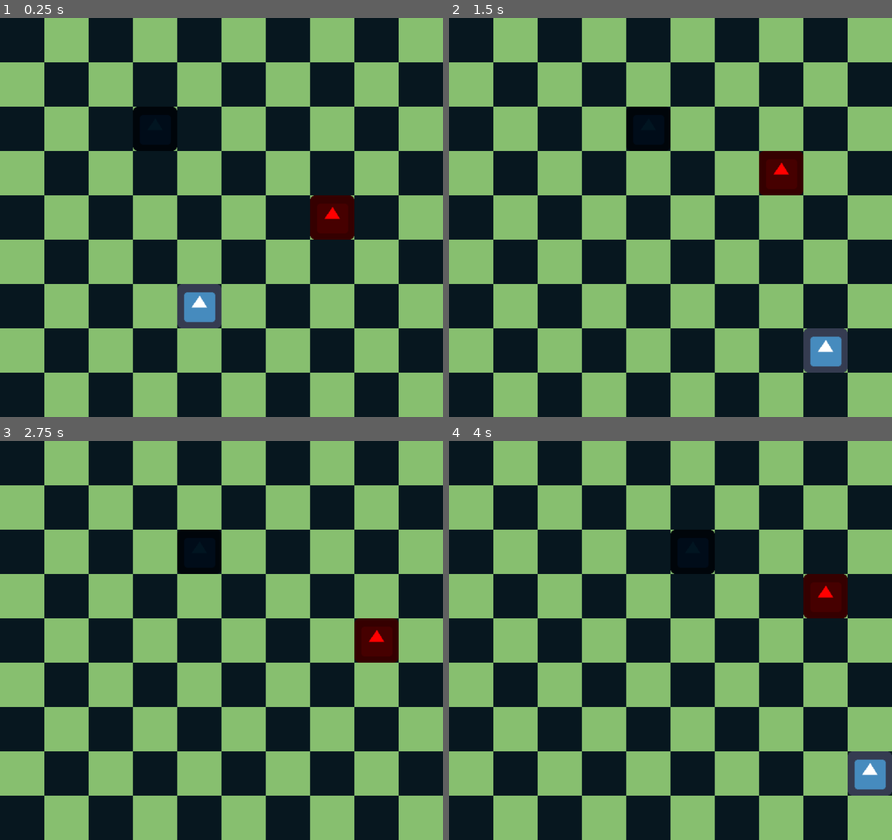
Above: before the commit, frames 1-4 (two rows, left to right).
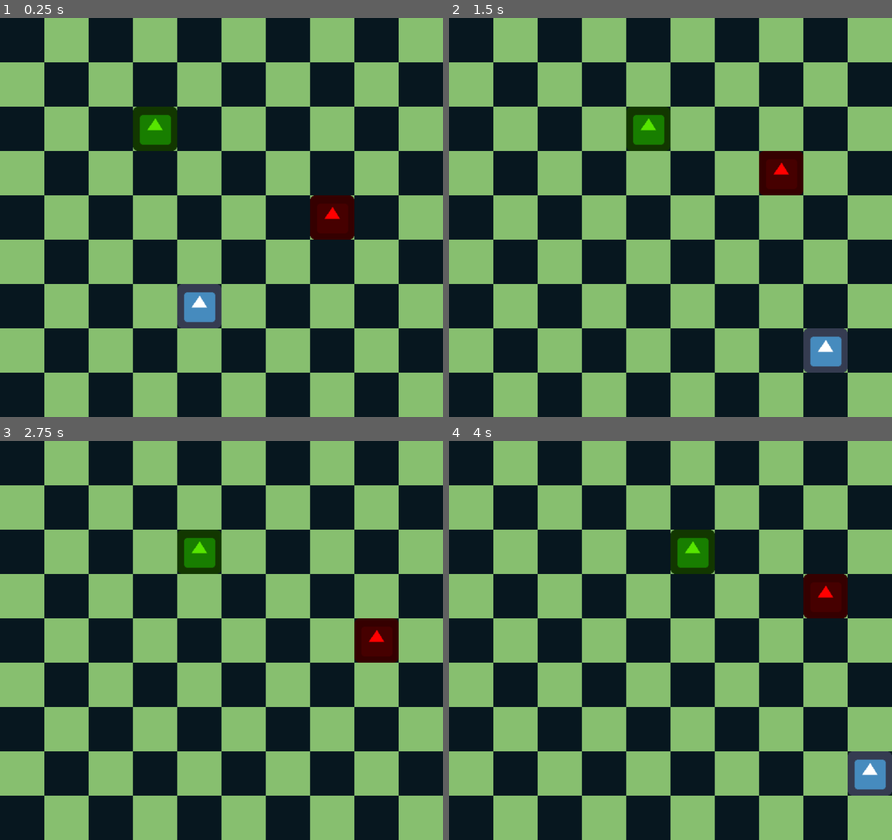
Above: after the commit, the same moments.

Repository: Eadric-the-Unwise/tilegrid
Game: Godot game, scene res://Main.tscn
Two runs of this game, one before a commit and one after it. Both use one fixed random seed, a clock stepped at 60 frames per second and the inputs below. The engine's default icon, where the game draws it, is replaced by a stand-in: a white triangle on a blue panel in a dark square.
Inputs:
- Up to frame 1 (0.25 s): no input
- Up to frame 2 (1.5 s): tap Enter at 0.5 s; hold D (move_right) 0.53-1.28 s; hold Space (select) 0.53-1.28 s; hold S (move_down) from 1.28 s (still down); tap Space (select) at 1.35 s
- Up to frame 3 (2.75 s): release S (move_down) at 2.03 s; hold D (move_right) from 2.03 s (still down); hold Space (select) from 2.03 s (still down)
- Up to frame 4 (4 s): release D (move_right) at 2.78 s; release Space (select) at 2.78 s; hold W (move_up) 2.78-3.53 s; tap Space (select) at 2.85 s; hold A (move_left) from 3.53 s (still down); hold Space (select) from 3.53 s (still down)

The runs differ from the first frame. In frame 1, 1.1% of the frame differs, in the area x 30-41%, y 22-34%; in frame 2, 1.1%; in frame 3, 1.1%; in frame 4, 1.1%.

Commit message:
enable enemy area2d

Diff:
--- a/Enemy.gd
+++ b/Enemy.gd
@@ -1,14 +1,15 @@
 extends KinematicBody2D
 
+onready var area := $Area2D
 var health := 10
-
+# movement pattern array
 export var move_pattern := [Vector2.ZERO, Vector2.ZERO, Vector2.ZERO, Vector2.ZERO]
 var index : int = 0
 # "8x8 cell
 var cell_size := 48
 # "16x16" unit
 var unit_size := 96
-
+# enemy tracking in enemy_list (main.gd)
 var tracking_index := 0
 
 # in the Inspector
@@ -20,11 +21,15 @@
 	#position = spawn_point
 	Autoload.connect("PlayerMovedSignal", self, "_on_player_moved")
 	Autoload.connect("PlayerAttackSignal", self, "_on_player_attacked")
+	area.connect("body_entered", self, "_on_Area2D_body_entered")
+
+func _on_Area2D_body_entered(_body: Node2D):
+	print("BODY ENTERED")
 
 func _on_player_moved():
 	position += move_pattern[index % 4] * unit_size
 	index += 1
-	print("Enemy Index: " + str(index% 4))
+	#print("Enemy Index: " + str(index% 4))
 
 
 func _on_player_attacked(damage: int):
--- a/Enemy.tscn
+++ b/Enemy.tscn
@@ -4,16 +4,16 @@
 [ext_resource path="res://Enemy.gd" type="Script" id=2]
 
 [sub_resource type="RectangleShape2D" id=1]
-extents = Vector2( 40, 32 )
+extents = Vector2( 32, 32 )
 
 [sub_resource type="RectangleShape2D" id=2]
-extents = Vector2( 32, 40 )
+extents = Vector2( 32, 32 )
 
 [sub_resource type="RectangleShape2D" id=3]
-extents = Vector2( 40, 32 )
+extents = Vector2( 32, 32 )
 
 [sub_resource type="RectangleShape2D" id=4]
-extents = Vector2( 32, 40 )
+extents = Vector2( 32, 32 )
 
 [sub_resource type="RectangleShape2D" id=5]
 extents = Vector2( 32, 32 )
@@ -27,32 +27,26 @@
 scale = Vector2( 1.5, 1.5 )
 texture = ExtResource( 1 )
 
-[node name="CollisionShape2D" type="CollisionShape2D" parent="."]
-visible = false
-position = Vector2( -40, 48 )
+[node name="Area2D" type="Area2D" parent="."]
+collision_mask = 2
+
+[node name="CollisionShape2D" type="CollisionShape2D" parent="Area2D"]
+position = Vector2( -48, 48 )
 shape = SubResource( 1 )
-disabled = true
 
-[node name="CollisionShape2D2" type="CollisionShape2D" parent="."]
-visible = false
-position = Vector2( 48, -40 )
+[node name="CollisionShape2D2" type="CollisionShape2D" parent="Area2D"]
+position = Vector2( 48, -48 )
 shape = SubResource( 2 )
-disabled = true
 
-[node name="CollisionShape2D3" type="CollisionShape2D" parent="."]
-visible = false
-position = Vector2( 136, 48 )
+[node name="CollisionShape2D3" type="CollisionShape2D" parent="Area2D"]
+position = Vector2( 144, 48 )
 shape = SubResource( 3 )
-disabled = true
 
-[node name="CollisionShape2D4" type="CollisionShape2D" parent="."]
-visible = false
-position = Vector2( 48, 136 )
+[node name="CollisionShape2D4" type="CollisionShape2D" parent="Area2D"]
+position = Vector2( 48, 144 )
 shape = SubResource( 4 )
-disabled = true
 
-[node name="CollisionShape2D5" type="CollisionShape2D" parent="."]
-visible = false
+[node name="CollisionShape" type="CollisionShape2D" parent="."]
 position = Vector2( 48, 48 )
 scale = Vector2( 1.5, 1.5 )
 shape = SubResource( 5 )
--- a/EnemyBat.gd
+++ b/EnemyBat.gd
@@ -5,4 +5,4 @@
 func _on_Player_Moved():
 	position += move_pattern[index % 4] * unit_size
 	index += 1
-	print("Bat Index: " + str(index % 4))
+	#print("Bat Index: " + str(index % 4))
--- a/EnemyBat.tscn
+++ b/EnemyBat.tscn
@@ -7,7 +7,4 @@
 script = ExtResource( 2 )
 
 [node name="Sprite" parent="." index="0"]
-modulate = Color( 0.00784314, 0.0862745, 0.133333, 1 )
-
-[node name="CollisionShape2D" parent="." index="1"]
-visible = false
+modulate = Color( 0.345098, 0.901961, 0, 1 )
--- a/Player.gd
+++ b/Player.gd
@@ -20,6 +20,7 @@
 	move_timer.start(0.0)
 	# Set player starting position
 	position = spawn_point * cell_size
+	# load player Node into Autoload global get_node
 	Autoload.player = self
 	area.connect("body_entered", self, "_on_Area2D_body_entered")
 
@@ -30,10 +31,11 @@
 		render_combat()
 
 
-func _on_Area2D_body_entered(_body: Node):
+func _on_Area2D_body_entered(body: Node):
 	in_combat = true
 	if in_combat:
 		print("ENTERED COMBAT!")
+		#print("Enemy" + str(body.tracking_index))
 
 
 func render_combat():
--- a/Player.tscn
+++ b/Player.tscn
@@ -7,20 +7,19 @@
 extents = Vector2( 48, 48 )
 
 [sub_resource type="RectangleShape2D" id=1]
-extents = Vector2( 32, 40 )
+extents = Vector2( 32, 32 )
 
 [sub_resource type="RectangleShape2D" id=2]
-extents = Vector2( 40, 32 )
+extents = Vector2( 32, 32 )
 
 [sub_resource type="RectangleShape2D" id=4]
-extents = Vector2( 40, 32 )
+extents = Vector2( 32, 32 )
 
 [sub_resource type="RectangleShape2D" id=5]
-extents = Vector2( 32, 40 )
+extents = Vector2( 32, 32 )
 
 [node name="Player" type="KinematicBody2D"]
-collision_layer = 0
-collision_mask = 2
+collision_layer = 2
 script = ExtResource( 2 )
 
 [node name="Sprite" type="Sprite" parent="."]
@@ -37,24 +36,24 @@
 one_shot = true
 
 [node name="CollisionShape2D" type="CollisionShape2D" parent="."]
-visible = false
 position = Vector2( 48, 48 )
 shape = SubResource( 3 )
 
 [node name="Area2D" type="Area2D" parent="."]
+collision_layer = 2
 
 [node name="EnemyCollision1" type="CollisionShape2D" parent="Area2D"]
-position = Vector2( 48, 136 )
+position = Vector2( 48, 144 )
 shape = SubResource( 1 )
 
 [node name="EnemyCollision2" type="CollisionShape2D" parent="Area2D"]
-position = Vector2( -40, 48 )
+position = Vector2( -48, 48 )
 shape = SubResource( 2 )
 
 [node name="CollisionShape2D" type="CollisionShape2D" parent="Area2D"]
-position = Vector2( 136, 48 )
+position = Vector2( 144, 48 )
 shape = SubResource( 4 )
 
 [node name="CollisionShape2D2" type="CollisionShape2D" parent="Area2D"]
-position = Vector2( 48, -40 )
+position = Vector2( 48, -48 )
 shape = SubResource( 5 )
